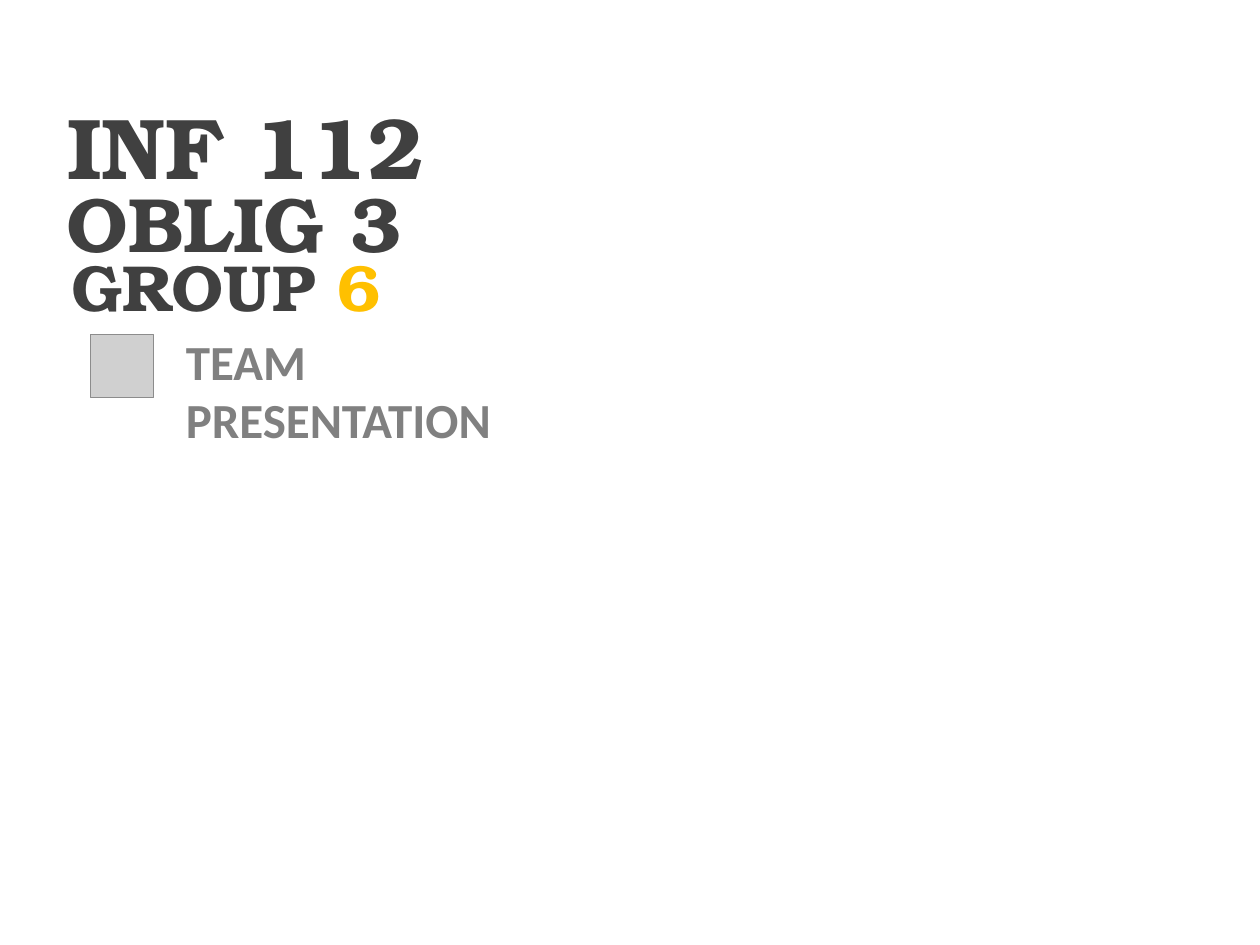
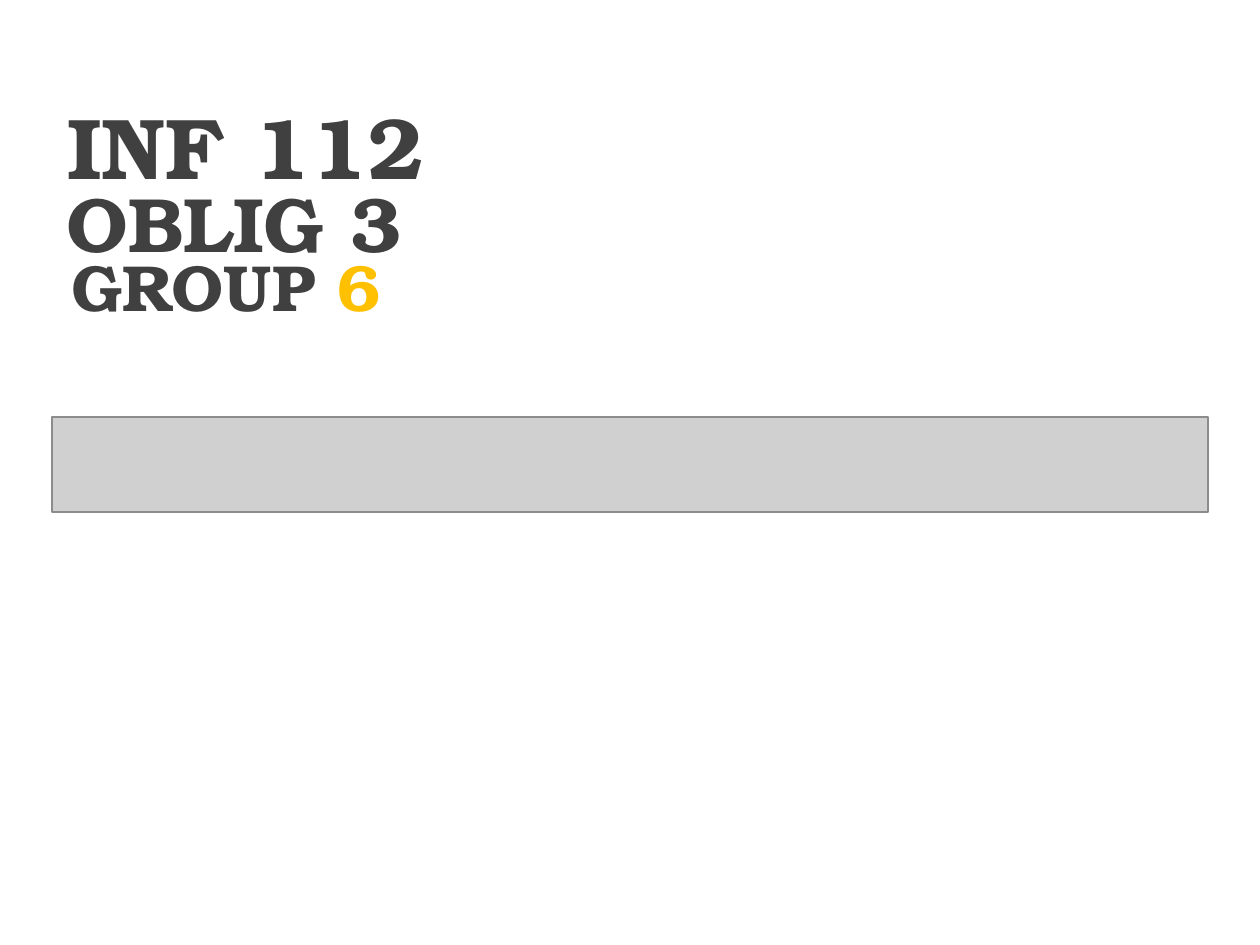
Before and after one commit to luringens/DoodleChess, a slide deck: slide 1 of docs/presentation/Presentasjon oblig3.pptx. Drawn at 1260x945 pixels with LibreOffice and Linux fonts; fonts in the diff are those of the drawing; grey boxes stand for pictures; background and template pictures are left out. Boxes give left, top, right and bottom in pixels: in the first picture for what was removed or moved away, otherwise in the second. Text is boxed around its words. In the diff, an @@ line names an element or a change of style, - is before the commit and + after.

```diff
--- a/docs/presentation/Presentasjon oblig3.pptx
+++ b/docs/presentation/Presentasjon oblig3.pptx
@@ picture removed at <box>91,335,154,398</box> @@
@@ text removed at <box>186,348,491,438</box> @@
-TEAM PRESENTATION
@@ picture added at <box>52,417,1208,513</box> @@
```
Also in this commit, not shown: 4 other slides changed, 2 slides removed.
